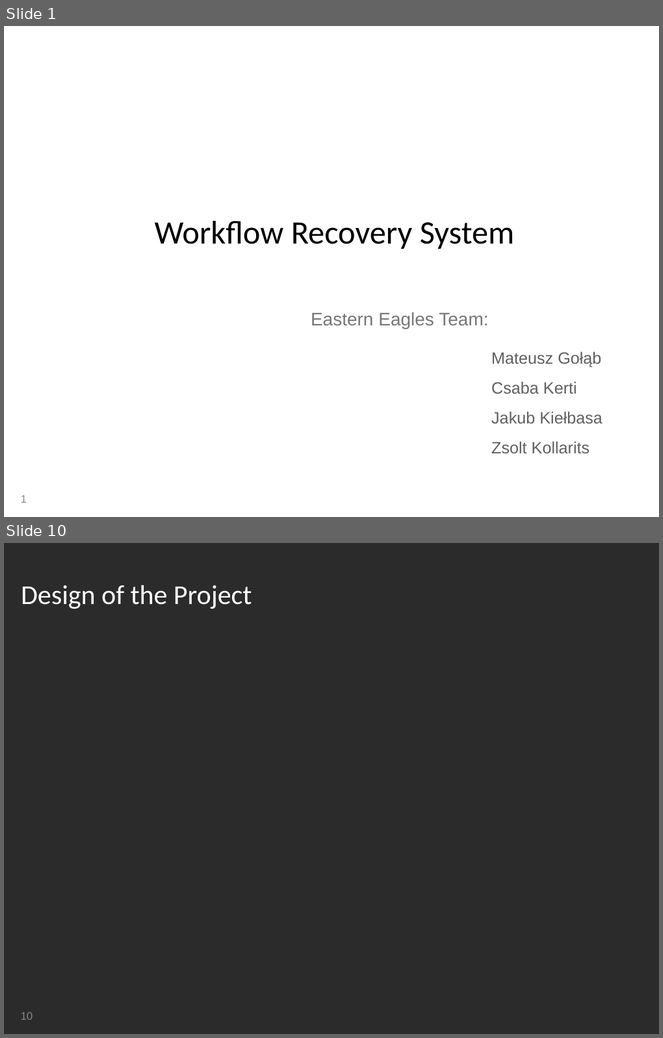
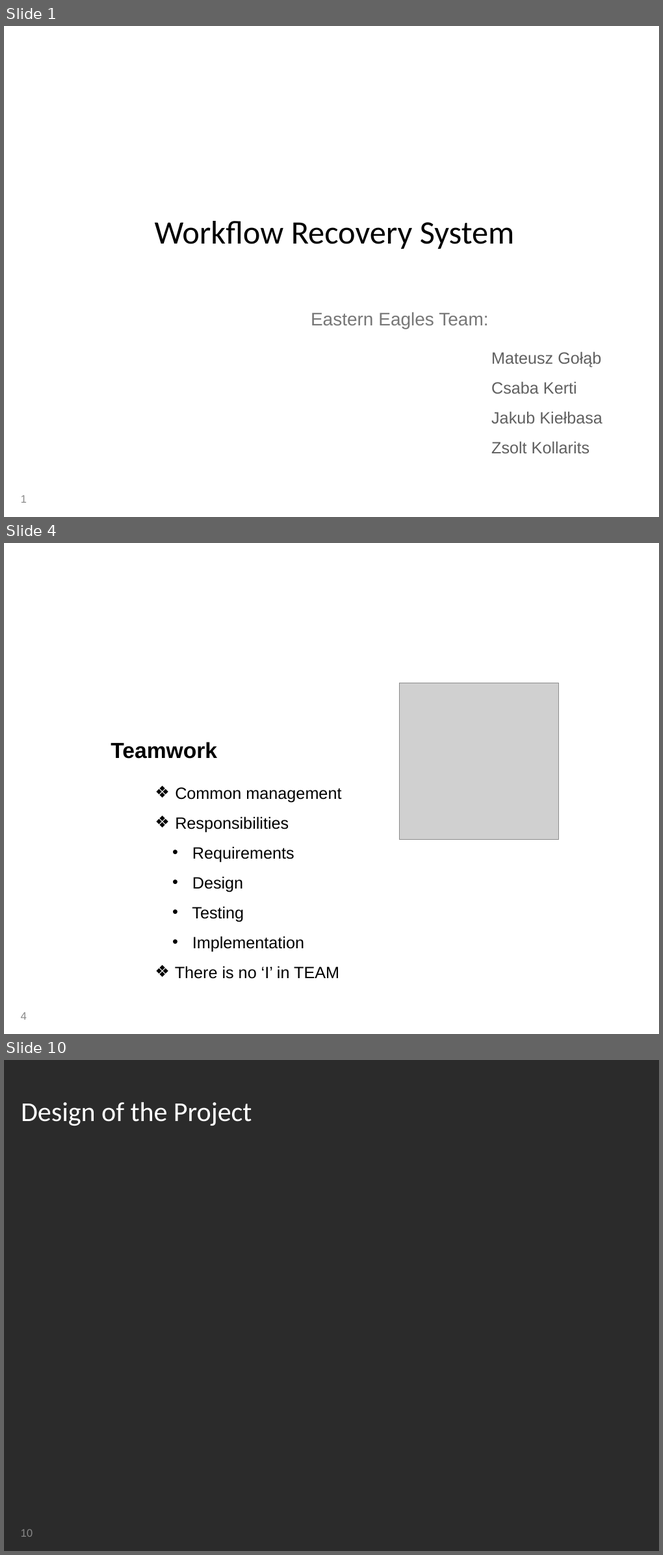
Before and after one commit to mateuszgolab/applications-in-high-end-computing, a slide deck: Presentation/Group Presentation - Kuba.ppt. Shown one above the other, each under a label of ours: slides 1 and 10 before the commit, slides 1, 4 and 10 after it; the slides between them are not shown. The pictures are 663x1038 and 663x1555 pixels, drawn with LibreOffice and Linux fonts; fonts in the diff are those of the drawing; grey boxes stand for pictures; background and template pictures are left out; a plain dark background stands for a picture behind light text. Boxes give left, top, right and bottom in pixels: in the first picture for what was removed or moved away, otherwise in the second. Text is boxed around its words. In the diff, an @@ line names an element or a change of style, - is before the commit and + after.

Commit message:
1. Presentation - part with requirements and managements.

```diff
--- a/Presentation/Group Presentation - Kuba.ppt
+++ b/Presentation/Group Presentation - Kuba.ppt
@@ slide 4 added at (4,543,659,1034), background picture (left out) @@
@@ title added at (14,552,316,634), 30 pt, text #FFFFFF @@
+Team Management
@@ picture added at (399,683,558,840) @@
@@ text added at (111,742,217,759), 24 pt, text #000000, bold @@
+Teamwork
@@ text added at (175,787,341,979), 18 pt, text #000000 @@
+❖ Common management
+❖ Responsibilities
+  • Requirements
+  • Design
+  • Testing
+  • Implementation
+❖ There is no ‘I’ in TEAM
@@ page number added at (21,1012,27,1020), 12 pt, text #898989 @@
+4
```
Also in this commit, not shown: 4 slides changed, 3 other slides added, 4 slides removed, 6 other files.
